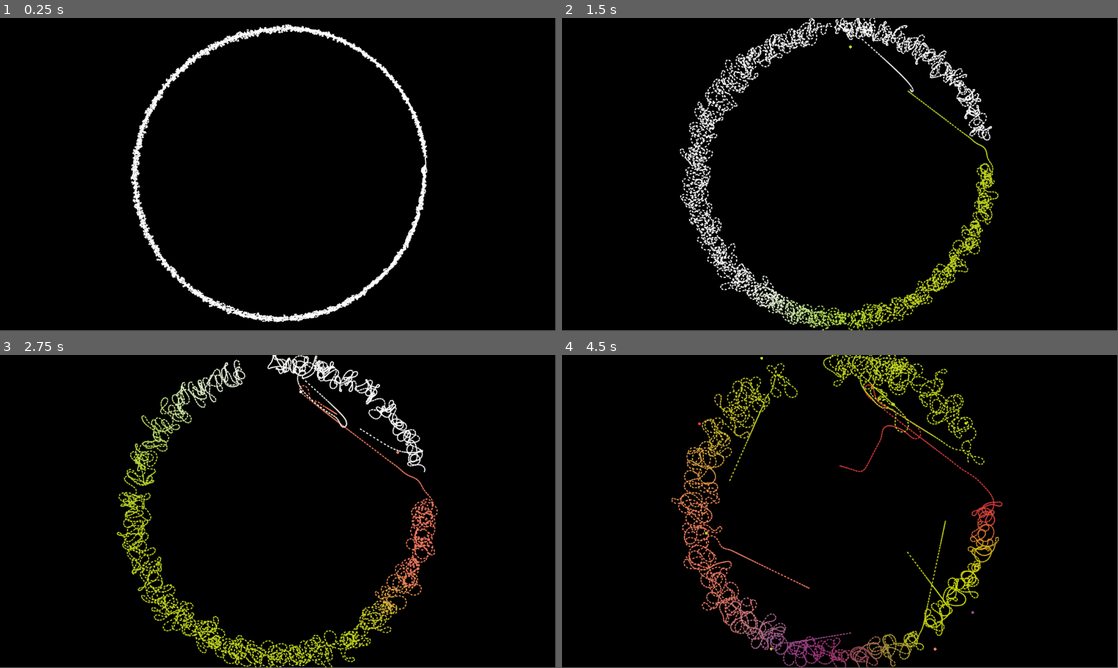
Above: before the commit, frames 1-4 (two rows, left to right).
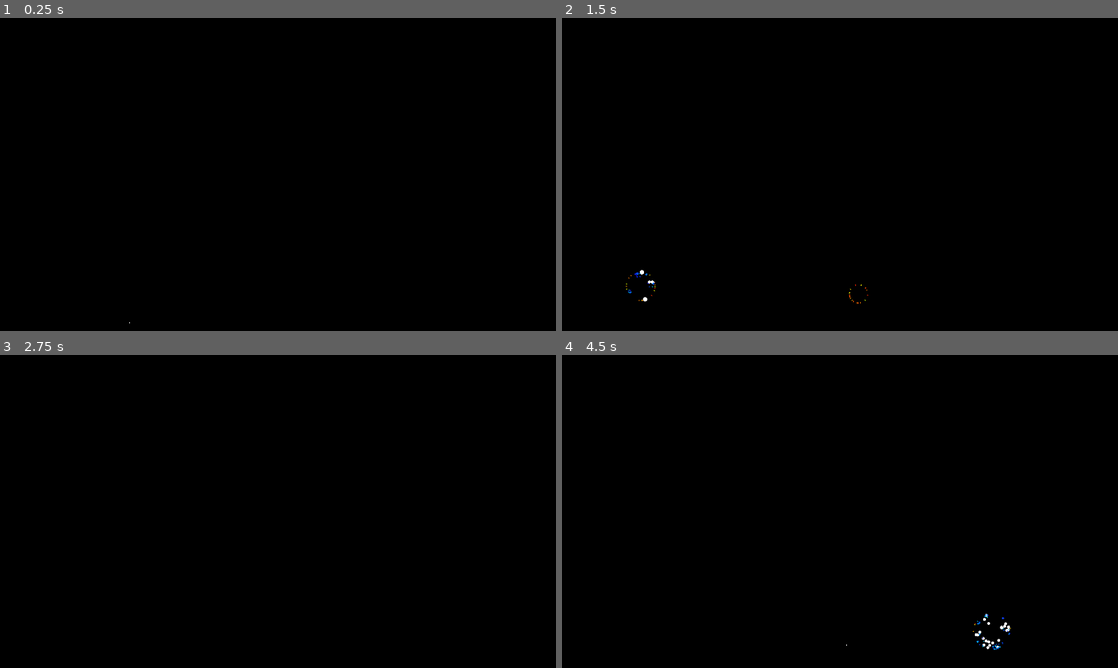
Above: after the commit, the same moments.

Repository: SomegitMissing/EmmaPaitings
Game: Godot game, scene res://canvas.tscn
Two runs of this game, one before a commit and one after it. Both use one fixed random seed, a clock stepped at 60 frames per second and the inputs below. The project has no main scene, so this scene is started directly.
Inputs:
- Up to frame 1 (0.25 s): no input
- Up to frame 2 (1.5 s): no input
- Up to frame 3 (2.75 s): no input
- Up to frame 4 (4.5 s): no input
In our replay, the window is 799x449 before the commit and 800x450 after it. These sizes can differ from the game's own. Grey fills any space a smaller window leaves; there, only what the larger window draws over its background counts as a difference.

The runs differ from the first frame. In frame 1, 3.0% of the frame differs, in the area x 23-77%, y 1-98%; in frame 2, 7.3%; in frame 3, 7.3%; in frame 4, 7.9%, in the area x 19-81%, y 0-100%.

Commit message:
✨Iteration one

Diff:
--- a/canvas.gd
+++ b/canvas.gd
@@ -3,25 +3,13 @@
 
 static var frame_count: int;
 
-@export var particles: int;
-@export var radius: float;
-
-var p_arr: Array[Trajectory] = [];
+@export var margin: float = 100;
 
 func _ready() -> void:
 	RenderingServer.viewport_set_clear_mode(
 		get_viewport().get_viewport_rid(),
 		RenderingServer.VIEWPORT_CLEAR_NEVER
 	);
-	var pi_div_p := TAU / particles;
-
-	for i in particles:
-		var p := Trajectory.new();
-		p.position.x = cos(i * pi_div_p)*radius;
-		p.position.y = sin(i * pi_div_p)*radius;
-		p_arr.append(p);
-		add_child(p);
-
 
 func _process(_delta: float) -> void:
 	frame_count = Engine.get_process_frames();
@@ -36,38 +24,67 @@
 	), color);
 
 func _draw() -> void:
-	fill(Color.from_rgba8(0, 0, 0, 5));
+	fill(Color.from_rgba8(0, 0, 0, 10));
+	var viewport_size := get_viewport_rect().size / 2;
+	var rand_pos := Vector2(
+		randf_range(-viewport_size.x + margin, viewport_size.x - margin),
+		viewport_size.y,
+	);
 
-	for i in particles:
-		var i_pi_div := float(i) / particles * PI;
-		var curvature := 0.7 + cos(i_pi_div + frame_count * 0.1)/5;
-		var osc := cos(i_pi_div + frame_count * 0.01) + 0.2;
+	if randi_range(0, 70) == 0:
+		var traject := Trajectory.new();
+		traject.position = rand_pos;
+		traject.direction = deg_to_rad(270);
+		traject.ttl = randf_range(0.5, 1);
 
-		var p := p_arr[i];
-		if i > 0:
-			var prev_p := p_arr[i-1];
-			p.foward();
-			p.steer_towards(prev_p.position, curvature);
-			p.average_color(prev_p, 0.95);
-		else:
-			var prev_p := p_arr[particles - 1];
-			p.foward()
-			p.steer_towards(prev_p.position, curvature);
+		add_child(traject);
+
+	var child_count := get_child_count();
+	for child_i in child_count:
+		var particle: Trajectory = get_child(child_i);
+
+		particle.foward();
+		match particle.generation:
+			0:
+				particle.direction = deg_to_rad(270 + cos(Canvas.frame_count * 0.1) * 10);
+			1:
+				particle.steer(deg_to_rad(90), 0.01);
+			2:
+				particle.steer(deg_to_rad(90), 0.03);
 
 
-		if p.mutant:
-			p.step_magnitude = osc;
+	# fill(Color.from_rgba8(0, 0, 0, 5));
 
-	if randi_range(0, 50) != 1:
-		return;
+	# for i in particles:
+	# 	var i_pi_div := float(i) / particles * PI;
+	# 	var curvature := 0.7 + cos(i_pi_div + frame_count * 0.1)/5;
+	# 	var osc := cos(i_pi_div + frame_count * 0.01) + 0.2;
 
-	var r_i := randi_range(0, particles-1);
+	# 	var p := particle_arr[i];
+	# 	if i > 0:
+	# 		var prev_p := particle_arr[i-1];
+	# 		p.foward();
+	# 		p.steer_towards(prev_p.position, curvature);
+	# 		p.average_color(prev_p, 0.95);
+	# 	else:
+	# 		var prev_p := particle_arr[particles - 1];
+	# 		p.foward()
+	# 		p.steer_towards(prev_p.position, curvature);
 
-	var swap = p_arr[0];
-	p_arr[0] = p_arr[r_i];
-	p_arr[r_i] = swap;
 
-	var p0 := p_arr[0];
+	# 	if p.mutant:
+	# 		p.step_magnitude = osc;
 
-	p0.line_color = Color(randf(), randf(), randf());
-	p0.mutant = true;
+	# if randi_range(0, 50) != 1:
+	# 	return;
+
+	# var r_i := randi_range(0, particles-1);
+
+	# var swap = particle_arr[0];
+	# particle_arr[0] = particle_arr[r_i];
+	# particle_arr[r_i] = swap;
+
+	# var p0 := particle_arr[0];
+
+	# p0.line_color = Color(randf(), randf(), randf());
+	# p0.mutant = true;
--- a/canvas.tscn
+++ b/canvas.tscn
@@ -4,5 +4,3 @@
 
 [node name="Canvas" type="Camera2D"]
 script = ExtResource("1_pfdkn")
-particles = 4000
-radius = 300.0
--- a/project.godot
+++ b/project.godot
@@ -16,7 +16,10 @@
 
 [display]
 
+window/size/viewport_width=1920
+window/size/viewport_height=1080
 window/size/mode=3
+window/stretch/mode="viewport"
 
 [dotnet]
 
--- a/trajectory.gd
+++ b/trajectory.gd
@@ -4,17 +4,30 @@
 var delta_pos: Vector2;
 var direction: float = 0;
 var step_magnitude: float = 3;
-var mutant: bool = false;
 var line_color: Color = Color.WHITE;
-var drw_line: Callable;
-var drw_circle: Callable;
+var generation: int = 0;
+
+var parent: Node2D;
+
+var ttl: float;
+var timer: Timer;
+
+const particle_amount := [25, 10];
 
 func _ready() -> void:
+	parent = get_parent();
 	delta_pos = position;
 
-	var parent = get_parent();
-	drw_line = parent.draw_line;
-	drw_circle = parent.draw_circle;
+	timer = Timer.new();
+	timer.autostart = false;
+	timer.wait_time = ttl;
+
+	timer.one_shot = true;
+
+	add_child(timer);
+
+	timer.start(ttl);
+
 
 func average_color(target: Trajectory, percentage: float) -> void:
 	line_color = line_color.lerp(target.line_color, percentage);
@@ -23,7 +36,7 @@
 	delta_pos.x += cos(direction) * step_magnitude;
 	delta_pos.y += sin(direction) * step_magnitude;
 
-	drw_line.call(
+	parent.draw_line(
 		position,
 		delta_pos,
 		line_color,
@@ -31,9 +44,30 @@
 		true
 	);
 
-	if mutant:
-		drw_circle.call(position, 3, line_color)
+	if timer.time_left <= 0:
+		parent.draw_circle(position, 15.0 / (generation + 1), Color.WHITE);
+		queue_free();
 
+		if generation > 1:
+			return;
+
+		for _i in particle_amount[generation]:
+			var traject := Trajectory.new();
+			traject.generation = generation + 1;
+
+			if generation == 0:
+				traject.ttl = randf_range(0.2, 0.4);
+				traject.line_color = Color.from_hsv(randf()*0.2, 1, 1);
+			elif generation == 1:
+				traject.ttl = randf_range(0.05, 0.1);
+				traject.line_color = Color.from_hsv(randf()*0.2 + 0.5, 1, 1);
+
+			traject.direction = deg_to_rad(randf_range(0, 360));
+			traject.position = position;
+
+			get_parent().add_child(traject);
+
+		return;
 
 	position = delta_pos;
 
@@ -47,3 +81,9 @@
 		lerp(sin(direction), sin(target_dir), steering_magnitude),
 		lerp(cos(direction), cos(target_dir), steering_magnitude),
 	);
+
+func steer(angle: float, steering_magnitude: float):
+	direction = atan2(
+		lerp(sin(direction), sin(angle),steering_magnitude),
+		lerp(cos(direction), cos(angle),steering_magnitude)
+	);
